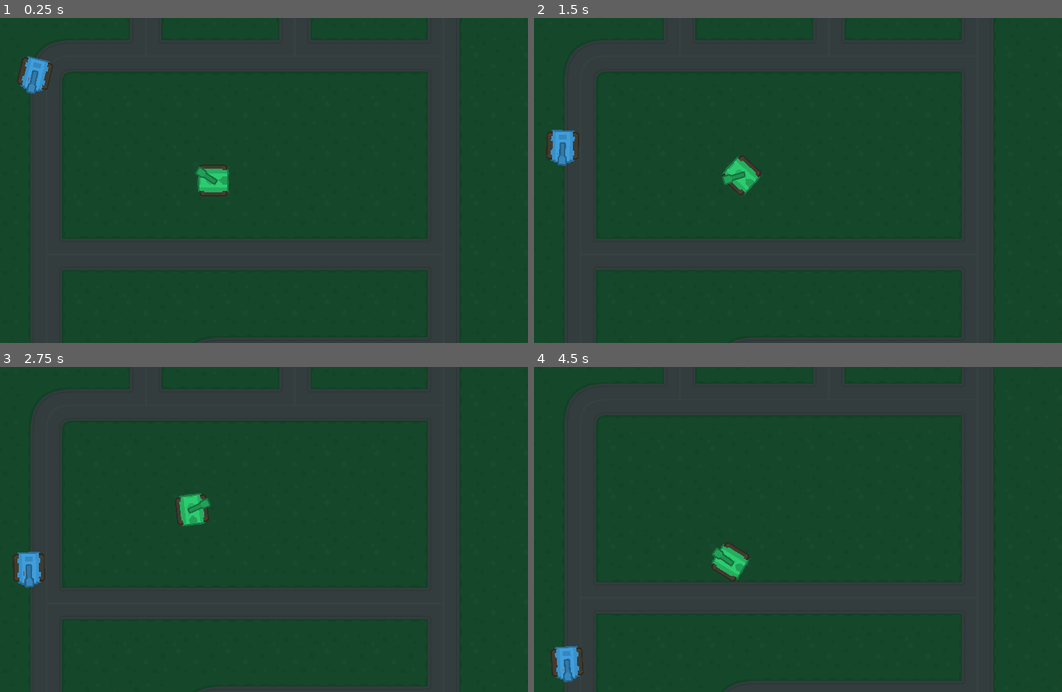
Above: before the commit, frames 1-4 (two rows, left to right).
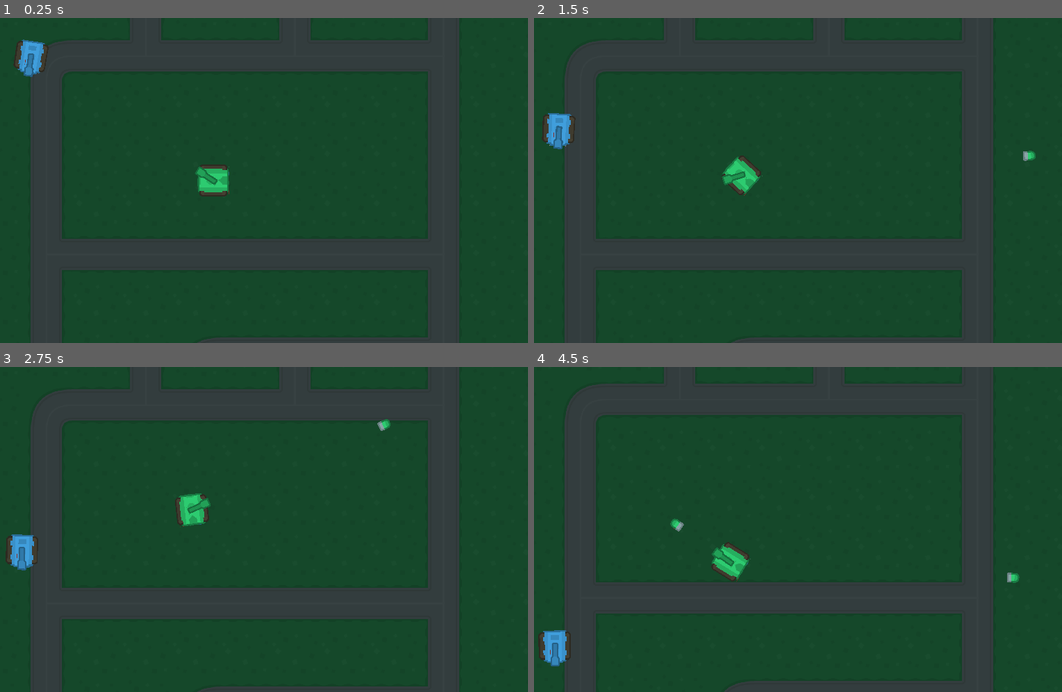
Above: after the commit, the same moments.

Repository: keyWorlds/onceUponATank
Game: Godot game, scene res://scenes/Main.tscn
Two runs of this game, one before a commit and one after it. Both use one fixed random seed, a clock stepped at 60 frames per second and the inputs below.
Inputs (mouse positions are in pixels of both pictures, inside the frame that each line leads up to):
- Up to frame 1 (0.25 s): no input
- Up to frame 2 (1.5 s): move the mouse to (908, 164) at 0.52 s; hold D (turn_right) 0.53-1.28 s; click (908, 164) at 0.6 s; move the mouse to (671, 196) at 1.27 s; hold S (back) from 1.28 s (still down); click (671, 196) at 1.35 s
- Up to frame 3 (2.75 s): move the mouse to (306, 458) at 2.02 s; release S (back) at 2.03 s; hold D (turn_right) from 2.03 s (still down); click (306, 458) at 2.1 s
- Up to frame 4 (4.5 s): move the mouse to (755, 594) at 2.77 s; release D (turn_right) at 2.78 s; hold W (forward) 2.78-3.53 s; click (755, 594) at 2.85 s; move the mouse to (951, 578) at 3.52 s; hold A (turn_left) from 3.53 s (still down); click (951, 578) at 3.6 s; move the mouse to (618, 480) at 4.27 s; click (618, 480) at 4.35 s

The runs differ from the first frame. In frame 1, 0.8% of the frame differs, in the area x 2-11%, y 6-24%; in frame 2, 0.8%; in frame 3, 0.9%; in frame 4, 1.0%, in the area x 0-92%, y 46-98%.

Commit message:
Add plus enemy tank and shooting system

Diff:
--- a/onceUponATank/project.godot
+++ b/onceUponATank/project.godot
@@ -53,6 +53,13 @@
 click=[ Object(InputEventMouseButton,"resource_local_to_scene":false,"resource_name":"","device":0,"alt":false,"shift": …(208 unchanged characters)…
  ]
 
+[layer_names]
+
+2d_physics/layer_1="environement"
+2d_physics/layer_2="player"
+2d_physics/layer_3="enemies"
+2d_physics/layer_4="bullets"
+
 [rendering]
 
 quality/2d/use_pixel_snap=true
--- /dev/null
+++ b/onceUponATank/scenes/Bullet.tscn
@@ -0,0 +1,43 @@
+[gd_scene load_steps=3 format=2]
+
+[ext_resource path="res://scripts/Bullet.gd" type="Script" id=1]
+
+[sub_resource type="CapsuleShape2D" id=1]
+
+custom_solver_bias = 0.0
+radius = 10.0
+height = 20.0
+
+[node name="Bullet" type="Area2D" index="0"]
+
+input_pickable = true
+gravity_vec = Vector2( 0, 1 )
+gravity = 98.0
+linear_damp = 0.1
+angular_damp = 1.0
+collision_layer = 0
+collision_mask = 0
+audio_bus_override = false
+audio_bus_name = "Master"
+script = ExtResource( 1 )
+_sections_unfolded = [ "Collision" ]
+lifetime = 0.5
+damage = 1
+speed = 750
+
+[node name="CollisionShape2D" type="CollisionShape2D" parent="." index="0"]
+
+shape = SubResource( 1 )
+
+[node name="Sprite" type="Sprite" parent="." index="1"]
+
+[node name="Lifetime" type="Timer" parent="." index="2"]
+
+process_mode = 1
+wait_time = 1.0
+one_shot = false
+autostart = false
+
+[connection signal="body_entered" from="." to="." method="_on_Bullet_body_entered"]
+
+[connection signal="timeout" from="Lifetime" to="." method="_on_Lifetime_timeout"]
--- a/onceUponATank/scenes/EnemyTank.tscn
+++ b/onceUponATank/scenes/EnemyTank.tscn
@@ -8,19 +8,15 @@
 custom_solver_bias = 0.0
 extents = Vector2( 12.2624, 12.1018 )
 
-[sub_resource type="CircleShape2D" id=2]
-
-custom_solver_bias = 0.0
-radius = 274.711
-
-[node name="EnemyTank" type="KinematicBody2D"]
+[node name="EnemyTank" type="KinematicBody2D" index="0"]
 
 position = Vector2( 273.702, 169.3 )
 input_pickable = false
-collision_layer = 1
-collision_mask = 1
+collision_layer = 4
+collision_mask = 3
 collision/safe_margin = 0.08
 script = ExtResource( 1 )
+_sections_unfolded = [ "Collision" ]
 __meta__ = {
 "_edit_group_": true
 }
@@ -65,21 +61,3 @@
 position = Vector2( -0.399994, 0.18338 )
 scale = Vector2( 3.16068, 3.17312 )
 shape = SubResource( 1 )
-
-[node name="DetectionArea" type="Area2D" parent="." index="4"]
-
-input_pickable = true
-gravity_vec = Vector2( 0, 1 )
-gravity = 98.0
-linear_damp = 0.1
-angular_damp = 1.0
-audio_bus_override = false
-audio_bus_name = "Master"
-
-[node name="CollisionShape2D" type="CollisionShape2D" parent="DetectionArea" index="0"]
-
-shape = SubResource( 2 )
-
-[connection signal="body_entered" from="DetectionArea" to="." method="_on_DetectionArea_body_entered"]
-
-[connection signal="body_exited" from="DetectionArea" to="." method="_on_DetectionArea_body_exited"]
--- a/onceUponATank/scenes/Main.tscn
+++ b/onceUponATank/scenes/Main.tscn
@@ -9,7 +9,7 @@
 
 bake_interval = 5.0
 _data = {
-"points": PoolVector2Array( 0, 0, -66.7895, 30.9512, 63.334, 971.506, -32.5071, -120.603, 86.2446, 50.4199, 77.7041, 1991.14, -128.04, -20.566, 49.0931, -78.947, 464.011, 1995.77, -57.0542, 31.8442, 6.13873, -83.4421, 469.655, 1750.29, -131.856, 48.7535, 78.6704, -107.479, 1087.6, 1741.82, 0, 0, -104.515, -43.1694, 1084.78, 963.041, 60.2735, -65.1605, 0, 0, 63.334, 971.506 )
+"points": PoolVector2Array( -48.0517, 87.0713, -33.0994, -95.906, 49.9998, 935.955, -72.773, -14.9762, 27.8277, 75.9235, 52.7119, 1988.05, -16.3736, 24.8511, 61.4012, -84.9078, 961.088, 1998.41, 39.1174, 48.7142, 21.0632, -50.2365, 1077.53, 950.429, 1.50452, -63.9373, 0, 0, 49.9998, 937.477 )
 }
 
 [node name="Node" type="Node2D" index="0"]
@@ -46,14 +46,15 @@
 
 [node name="Path2D" type="Path2D" parent="Paths" index="0"]
 
+self_modulate = Color( 0.5, 0.6, 1, 0.7 )
 position = Vector2( -14.2268, 2.66931 )
 curve = SubResource( 1 )
 _sections_unfolded = [ "Visibility" ]
 
 [node name="PathFollow2D" type="PathFollow2D" parent="Paths/Path2D" index="0"]
 
-position = Vector2( 63.334, 971.506 )
-rotation = 2.52176
+position = Vector2( 49.9998, 935.955 )
+rotation = -1.93907
 offset = 0.0
 h_offset = 0.0
 v_offset = 0.0
@@ -69,3 +70,36 @@
 rotation_speed = 1.0
 gun_cooldown = 0.4
 detection_radius = 800.0
+
+[node name="Path2D2" type="Path2D" parent="Paths" index="1"]
+
+self_modulate = Color( 0.5, 0.6, 1, 0.7 )
+position = Vector2( 1430.94, -236.102 )
+scale = Vector2( 1.00188, 0.990161 )
+curve = SubResource( 1 )
+_sections_unfolded = [ "Visibility" ]
+__meta__ = {
+"_edit_group_": true
+}
+
+[node name="PathFollow2D" type="PathFollow2D" parent="Paths/Path2D2" index="0"]
+
+position = Vector2( 49.9998, 935.955 )
+rotation = -1.93907
+offset = 0.0
+h_offset = 0.0
+v_offset = 0.0
+rotate = true
+cubic_interp = true
+loop = true
+lookahead = 4.0
+
+[node name="EnemyTank" parent="Paths/Path2D2/PathFollow2D" index="0" instance=ExtResource( 4 )]
+
+position = Vector2( 20.6105, -11.3905 )
+speed = 150
+rotation_speed = 1.0
+gun_cooldown = 0.4
+detection_radius = 800.0
+
+[connection signal="fire" from="Tank" to="." method="_on_Tank_fire"]
--- /dev/null
+++ b/onceUponATank/scenes/PlayerBullet.tscn
@@ -0,0 +1,25 @@
+[gd_scene load_steps=4 format=2]
+
+[ext_resource path="res://scenes/Bullet.tscn" type="PackedScene" id=1]
+[ext_resource path="res://scripts/PlayerBullet.gd" type="Script" id=2]
+[ext_resource path="res://assets/onlyObjects_retina_rotated.png" type="Texture" id=3]
+
+[node name="PlayerBullet" index="0" instance=ExtResource( 1 )]
+
+position = Vector2( 293.301, 231.554 )
+collision_layer = 1
+collision_mask = 4
+script = ExtResource( 2 )
+
+[node name="CollisionShape2D" parent="." index="0"]
+
+position = Vector2( -0.301545, 0.187319 )
+scale = Vector2( 1.7079, 0.653691 )
+
+[node name="Sprite" parent="." index="1"]
+
+rotation = 3.14159
+texture = ExtResource( 3 )
+region_enabled = true
+region_rect = Rect2( 388, 298, 33, 24 )
+_sections_unfolded = [ "Region", "Transform" ]
--- a/onceUponATank/scenes/Tank.tscn
+++ b/onceUponATank/scenes/Tank.tscn
@@ -1,25 +1,24 @@
-[gd_scene load_steps=4 format=2]
+[gd_scene load_steps=5 format=2]
 
 [ext_resource path="res://scripts/Player1.gd" type="Script" id=1]
-[ext_resource path="res://assets/onlyObjects_retina_rotated.png" type="Texture" id=2]
+[ext_resource path="res://scenes/PlayerBullet.tscn" type="PackedScene" id=2]
+[ext_resource path="res://assets/onlyObjects_retina_rotated.png" type="Texture" id=3]
 
 [sub_resource type="RectangleShape2D" id=1]
 
 custom_solver_bias = 0.0
 extents = Vector2( 12.2624, 12.1018 )
 
-[node name="Tank" type="KinematicBody2D"]
+[node name="Tank" type="KinematicBody2D" index="0"]
 
-position = Vector2( 466.167, 306.413 )
+position = Vector2( 473.317, 306.413 )
 input_pickable = false
-collision_layer = 1
-collision_mask = 1
+collision_layer = 2
+collision_mask = 5
 collision/safe_margin = 0.08
 script = ExtResource( 1 )
-__meta__ = {
-"_edit_group_": true
-}
-Bullet = null
+_sections_unfolded = [ "Collision" ]
+Bullet = ExtResource( 2 )
 speed = 200
 rotation_speed = 1.0
 gun_cooldown = 0.4
@@ -27,15 +26,14 @@
 
 [node name="Body" type="Sprite" parent="." index="0"]
 
-texture = ExtResource( 2 )
+texture = ExtResource( 3 )
 region_enabled = true
 region_rect = Rect2( 307, 263, 82, 82 )
 _sections_unfolded = [ "Region" ]
 
 [node name="Turret" type="Sprite" parent="." index="1"]
 
-editor/display_folded = true
-texture = ExtResource( 2 )
+texture = ExtResource( 3 )
 offset = Vector2( 20, 0 )
 region_enabled = true
 region_rect = Rect2( 683, 14, 61, 24 )
@@ -43,7 +41,7 @@
 
 [node name="Muzzle" type="Position2D" parent="Turret" index="0"]
 
-position = Vector2( 50, 0 )
+position = Vector2( 67.4774, -0.397217 )
 _sections_unfolded = [ "Transform" ]
 
 [node name="Timer" type="Timer" parent="." index="2"]
@@ -84,3 +82,5 @@
 editor_draw_limits = false
 editor_draw_drag_margin = false
 _sections_unfolded = [ "Limit" ]
+
+[connection signal="timeout" from="Timer" to="." method="_on_Timer_timeout"]
--- /dev/null
+++ b/onceUponATank/scripts/Bullet.gd
@@ -0,0 +1,28 @@
+extends Area2D
+
+export (float) var lifetime
+export (int) var damage
+export (int) var speed
+
+var velocity = Vector2()
+
+func createBullet(pos, direction):
+	position = pos
+	rotation = direction.angle()
+
+	$Lifetime.wait_time = lifetime
+	velocity = direction * speed
+
+func _process(delta):
+	position += velocity * delta
+
+func timeoutThenExplode():
+	queue_free()
+
+func _on_Bullet_body_entered(body):
+	timeoutThenExplode()
+	if body.has_method('takeDamage'):
+		body.take_damage()
+
+func _on_Lifetime_timeout():
+	timeoutThenExplode()
--- a/onceUponATank/scripts/Map.gd
+++ b/onceUponATank/scripts/Map.gd
@@ -11,3 +11,8 @@
 	$Tank/Camera2D.limit_right = map_limits.end.x * map_cellsize.x
 	$Tank/Camera2D.limit_top = map_limits.position.y * map_cellsize.y
 	$Tank/Camera2D.limit_bottom = map_limits.end.y * map_cellsize.y
+
+func _on_Tank_fire(bullet, position, direction):
+	var b = bullet.instance()
+	add_child(b)
+	b.createBullet(position, direction)
--- a/onceUponATank/scripts/Player1.gd
+++ b/onceUponATank/scripts/Player1.gd
@@ -13,3 +13,9 @@
 		velocity = Vector2(speed, 0).rotated(rotation)
 	if Input.is_action_pressed("back"):
 		velocity = Vector2(-speed/2, 0).rotated(rotation)
+	if Input.is_action_just_pressed('click'):
+		fire()
+
+
+func _on_Timer_timeout():
+	can_openFire = true
--- /dev/null
+++ b/onceUponATank/scripts/PlayerBullet.gd
@@ -0,0 +1 @@
+extends "res://scripts/Bullet.gd"
--- a/onceUponATank/scripts/Tank.gd
+++ b/onceUponATank/scripts/Tank.gd
@@ -1,6 +1,7 @@
 extends KinematicBody2D
 
-signal heath_chnged
+signal fire
+signal heath_changed
 signal dead
 
 export (PackedScene) var Bullet
@@ -10,7 +11,7 @@
 export (int) var health
 
 var velocity = Vector2()
-var can_shoot = true
+var can_openFire = true
 var alive = true
 
 func _ready():
@@ -19,6 +20,14 @@
 func control(delta):
 	pass
 
+func fire():
+	if can_openFire:
+		can_openFire = false
+		$Timer.start()
+
+		var dir = Vector2(1, 0).rotated($Turret.global_rotation)
+		emit_signal('fire', Bullet, $Turret/Muzzle.global_position, dir)
+
 func _physics_process(delta):
 	if not alive:
 		return
Not shown, changed: onceUponATank/assets/terrainTiles_retina.png.import
Not shown, changed: onceUponATank/icon.png.import
Not shown: 1 places in onceUponATank/scenes/EnemyTank.tscn that only renumber resources
